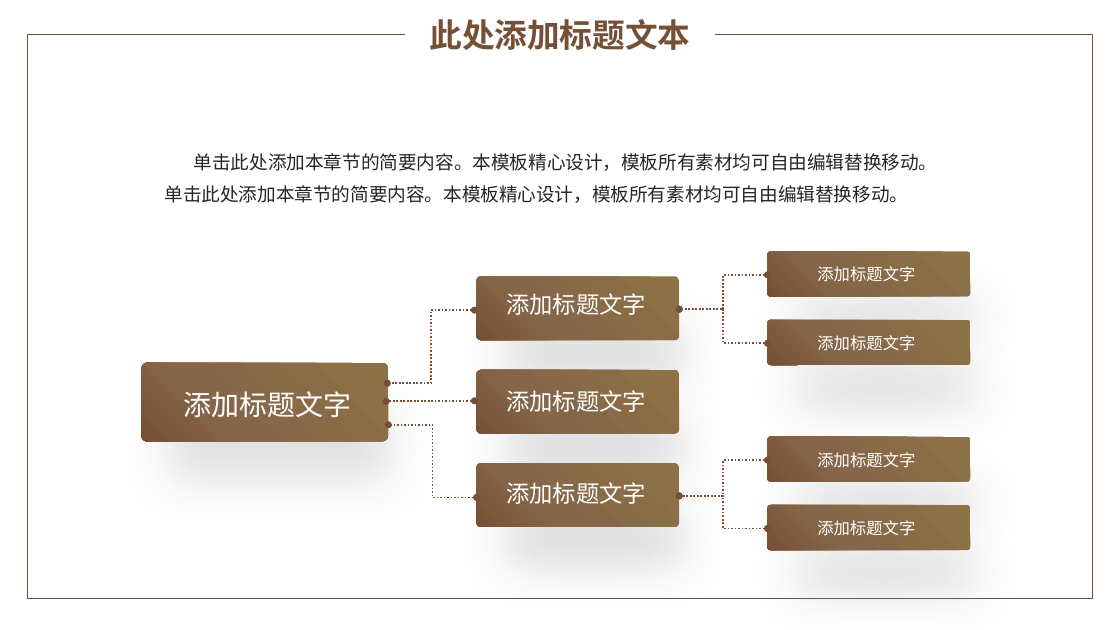
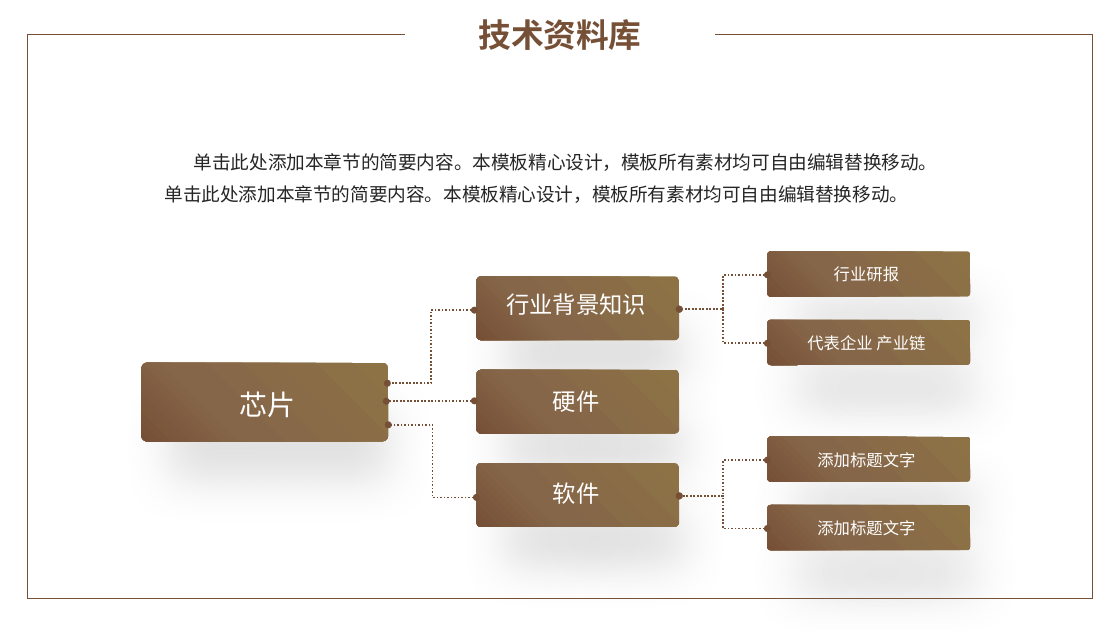
Before and after one commit to yaoyaodu/materials, a slide deck: slide 14 of docs/工具使用篇/绘图截图/PPT/1 素雅简约通用PPT模板.pptx. Drawn at 1120x630 pixels with LibreOffice and Linux fonts; fonts in the diff are those of the drawing; background and template pictures are left out. Boxes give left, top, right and bottom in pixels: in the first picture for what was removed or moved away, otherwise in the second. Text is boxed around its words. In the diff, an @@ line names an element or a change of style, - is before the commit and + after.

Commit message:
ppt

```diff
--- a/docs/工具使用篇/绘图截图/PPT/1 素雅简约通用PPT模板.pptx
+++ b/docs/工具使用篇/绘图截图/PPT/1 素雅简约通用PPT模板.pptx
@@ text at <box>478,19,641,50</box>: text changed @@
-此处添加标题文本
+技术资料库
@@ text at <box>834,266,899,282</box>: text changed @@
-添加标题文字
+行业研报
@@ text at <box>506,293,646,315</box>: text changed @@
-添加标题文字
+行业背景知识
@@ text at <box>807,335,925,350</box>: text changed @@
-添加标题文字
+代表企业 产业链
@@ text at <box>240,391,296,418</box>: text changed @@
-添加标题文字
+芯片
@@ text at <box>553,390,600,412</box>: text changed @@
-添加标题文字
+硬件
@@ text at <box>553,482,600,504</box>: text changed @@
-添加标题文字
+软件
```
Also in this commit, not shown: 8 other slides changed, 11 slides added, 3 slides removed, 17 other files.
